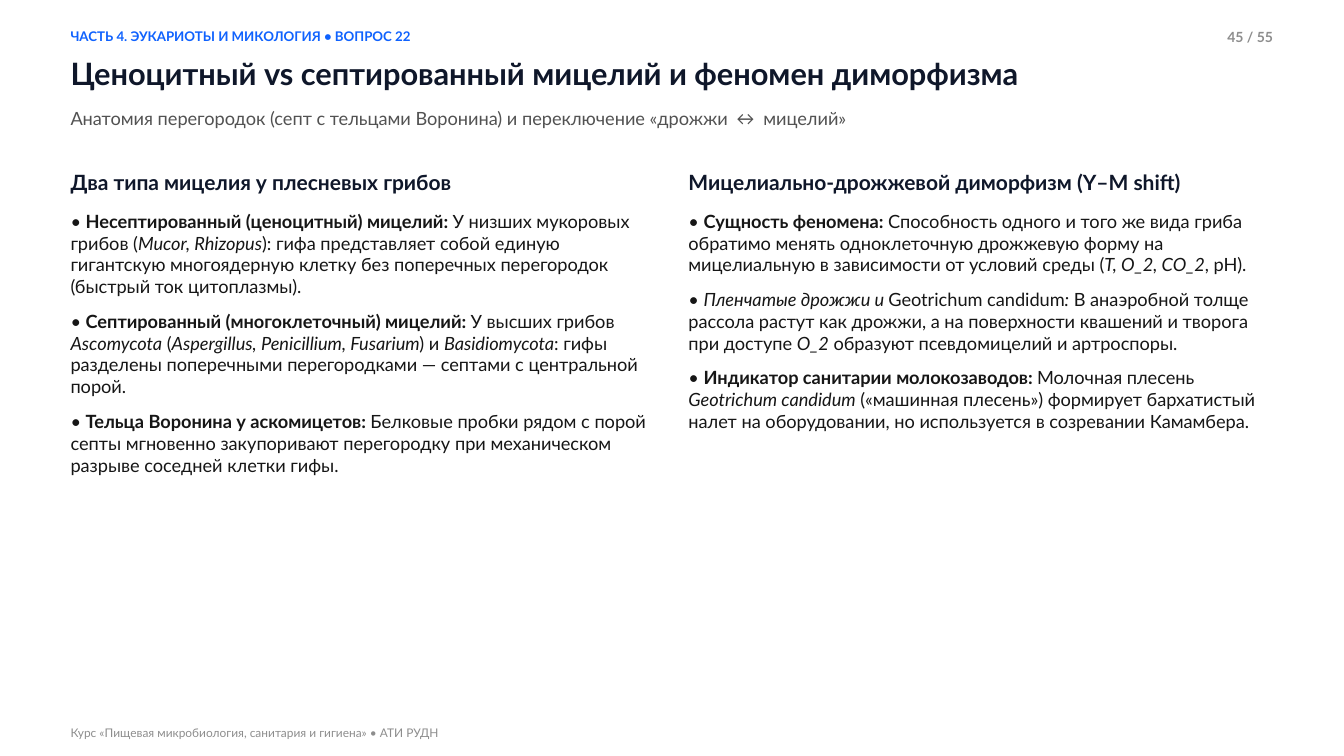
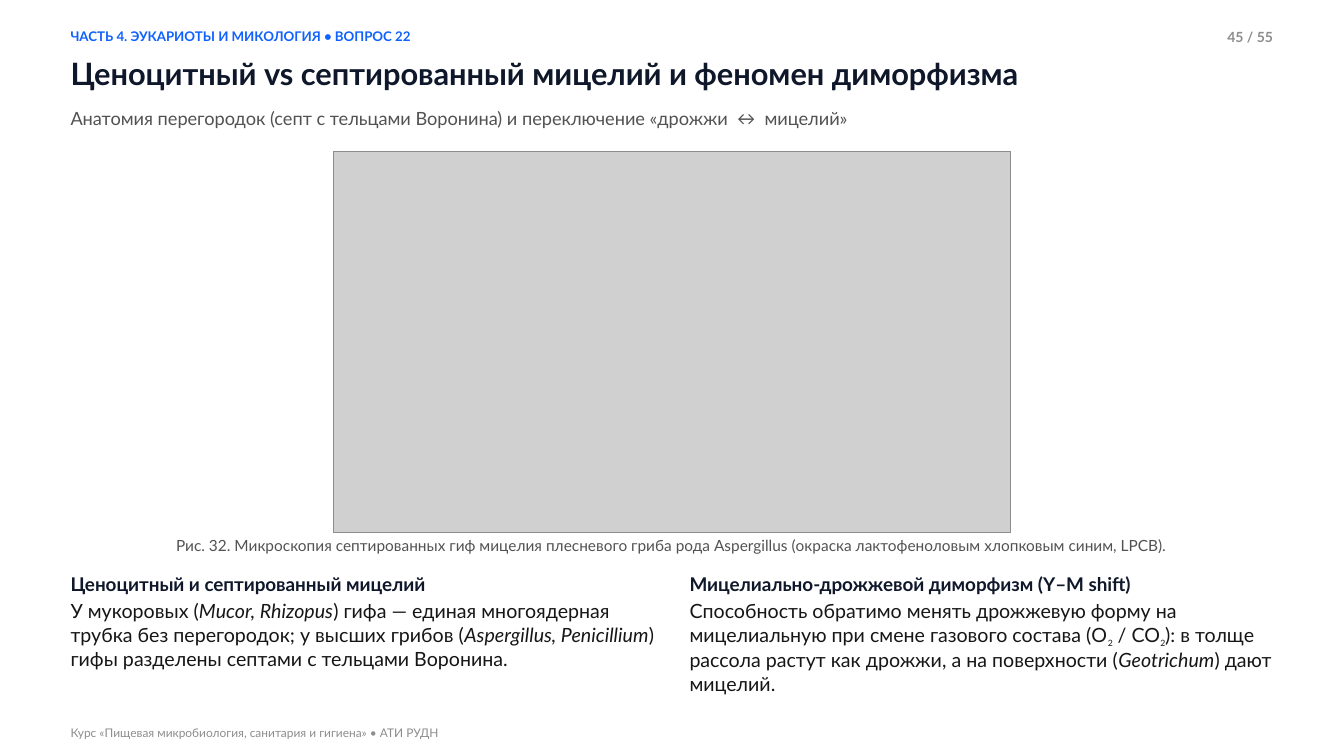
Before and after one commit to yaroslavtsevam/microbio-ati-rudn.github.io, a slide deck: slide 45 of assets/presentations/Lecture_02_Microbiology.pptx. Drawn at 1344x756 pixels with LibreOffice and Linux fonts; fonts in the diff are those of the drawing; grey boxes stand for pictures. Boxes give left, top, right and bottom in pixels: in the first picture for what was removed or moved away, otherwise in the second. Text is boxed around its words. In the diff, an @@ line names an element or a change of style, - is before the commit and + after.

Commit message:
Fix Lecture 2 presentation: enlarge body text in PPTX, fix math/chem formulas, transparent headerless SVG schemes, add 6 fungi illustrations

```diff
--- a/assets/presentations/Lecture_02_Microbiology.pptx
+++ b/assets/presentations/Lecture_02_Microbiology.pptx
@@ text "Анатомия перегородок (септ с тельцами ..." at <box>71,111,848,128</box>: italic off in "↔" @@
@@ text removed at <box>71,174,646,476</box> @@
-Два типа мицелия у плесневых грибов
-• Несептированный (ценоцитный) мицелий: У низших мукоровых грибов (Mucor, Rhizopus): гифа представляет собой единую гигантскую многоядерную клетку без поперечных перегородок (быстрый ток цитоплазмы).
-• Септированный (многоклеточный) мицелий: У высших грибов Ascomycota (Aspergillus, Penicillium, Fusarium) и Basidiomycota: гифы разделены поперечными перегородками — септами с центральной порой.
-• Тельца Воронина у аскомицетов: Белковые пробки рядом с порой септы мгновенно закупоривают перегородку при механическом разрыве соседней клетки гифы.
@@ picture added at <box>334,151,1011,532</box> @@
@@ text added at <box>176,539,1166,554</box>, 11 pt, text #525252 @@
+Рис. 32. Микроскопия септированных гиф мицелия плесневого гриба рода Aspergillus (окраска лактофеноловым хлопковым синим, LPCB).
@@ text added at <box>71,577,654,670</box>, 14 pt, text #161616 @@
+Ценоцитный и септированный мицелий
+У мукоровых (Mucor, Rhizopus) гифа — единая многоядерная трубка без перегородок; у высших грибов (Aspergillus, Penicillium) гифы разделены септами с тельцами Воронина.
@@ text at <box>690,576,1131,595</box>: size 15 to 13.5 pt in "Мицелиально-дрожжевой диморфизм (Y–M shift)"; less space between paragraphs @@
@@ text "Мицелиально-дрожжевой диморфизм (Y–M shift)": place and size @@
-text "Мицелиально-дрожжевой диморфизм (Y–M shift)" at <box>688,173,1255,431</box>
+text "Мицелиально-дрожжевой диморфизм (Y–M shift)" at <box>690,576,1272,695</box>
@@ text at <box>690,603,1272,695</box>: text changed; size 13 to 14 pt @@
-• Сущность феномена: Способность одного и того же вида гриба обратимо менять одноклеточную дрожжевую форму на мицелиальную в зависимости от условий среды (T, O_2, CO_2, pH).
-• Пленчатые дрожжи и Geotrichum candidum: В анаэробной толще рассола растут как дрожжи, а на поверхности квашений и творога при доступе O_2 образуют псевдомицелий и артроспоры.
-• Индикатор санитарии молокозаводов: Молочная плесень Geotrichum candidum («машинная плесень») формирует бархатистый налет на оборудовании, но используется в созревании Камамбера.
+Способность обратимо менять дрожжевую форму на мицелиальную при смене газового состава (O2 / CO2): в толще рассола растут как дрожжи, а на поверхности (Geotrichum) дают мицелий.
```
Also in this commit, not shown: 54 other slides changed, 20 other files.
